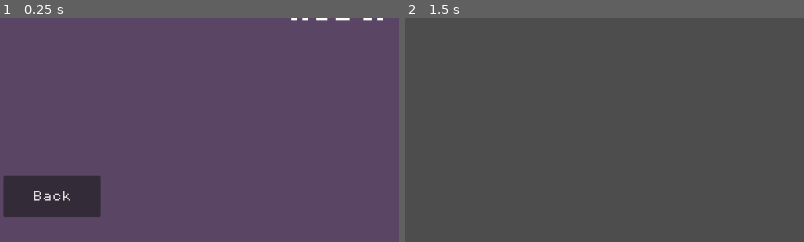
Above: before the commit, frames 1-2 (left to right).
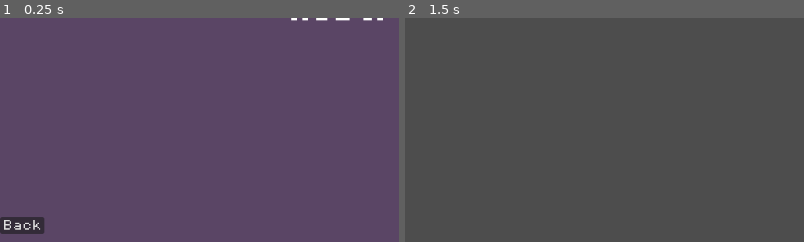
Above: after the commit, the same moments.

Repository: Dobix/godot-nostra
Game: Godot game, scene res://scenes/nostra/nostra_game.tscn
Two runs of this game, one before a commit and one after it. Both use one fixed random seed, a clock stepped at 60 frames per second and the inputs below. This scene is started directly instead of the project's main scene.
Inputs:
- Up to frame 1 (0.25 s): no input
- Up to frame 2 (1.5 s): click "Back" at 0.5 s; tap Enter at 1.25 s; hold D (right) from 1.28 s (still down); tap E (Interact) at 1.35 s
The pictures show only the part of the screen within x 0-50%, y 4-54%; the shares and areas given below are measured in that part.

The runs differ from the first frame. In frame 1, 5.3% of the frame differs, in the area x 0-26%, y 70-97%; in frame 2, nothing differs.

Commit message:
added decks

Diff:
--- a/project.godot
+++ b/project.godot
@@ -46,6 +46,16 @@
 "events": [Object(InputEventKey,"resource_local_to_scene":false,"resource_name":"","device":-1,"window_id":0,"alt_press …(192 unchanged characters)…
 ]
 }
+left_click={
+"deadzone": 0.2,
+"events": [Object(InputEventMouseButton,"resource_local_to_scene":false,"resource_name":"","device":-1,"window_id":0,"alt_pressed":false,"shift_pressed":false,"ctrl_pressed":false,"meta_pressed":false,"button_mask":0,"position":Vector2(0, 0),"global_position":Vector2(0, 0),"factor":1.0,"button_index":1,"canceled":false,"pressed":false,"double_click":false,"script":null)
+]
+}
+right_click={
+"deadzone": 0.2,
+"events": [Object(InputEventMouseButton,"resource_local_to_scene":false,"resource_name":"","device":-1,"window_id":0,"alt_pressed":false,"shift_pressed":false,"ctrl_pressed":false,"meta_pressed":false,"button_mask":0,"position":Vector2(0, 0),"global_position":Vector2(0, 0),"factor":1.0,"button_index":2,"canceled":false,"pressed":false,"double_click":false,"script":null)
+]
+}
 
 [rendering]
 
--- a/scenes/nostra/nostra_game.tscn
+++ b/scenes/nostra/nostra_game.tscn
@@ -33,20 +33,11 @@
 theme_override_fonts/font = ExtResource("2_ddfj3")
 text = "You play against"
 
-[node name="Button" type="Button" parent="."]
-anchors_preset = 8
-anchor_left = 0.5
-anchor_top = 0.5
-anchor_right = 0.5
-anchor_bottom = 0.5
-offset_left = -571.0
-offset_top = -72.0
-offset_right = -431.0
-offset_bottom = -12.0
-grow_horizontal = 2
-grow_vertical = 2
+[node name="Button" type="Button" parent="MarginContainer"]
+layout_mode = 2
 size_flags_horizontal = 0
+size_flags_vertical = 4
 theme_override_fonts/font = ExtResource("2_ddfj3")
 text = "Back"
 
-[connection signal="pressed" from="Button" to="." method="_on_button_pressed"]
+[connection signal="pressed" from="MarginContainer/Button" to="." method="_on_button_pressed"]
--- /dev/null
+++ b/scripts/card_data.gd
@@ -0,0 +1,16 @@
+class_name CardData
+
+enum CardType { BRUDER, SONDERKARTE }
+
+var name: String
+var type: CardType
+var value: int = 0            # Nur bei Bruder sinnvoll
+var color: String = ""        # Nur bei Bruder sinnvoll
+var sprite_path: String = ""  # Bildpfad für Darstellung
+
+func _init(_name: String, _type: CardType, _value := 0, _color := "", _sprite_path := ""):
+	name = _name
+	type = _type
+	value = _value
+	color = _color
+	sprite_path = _sprite_path
--- /dev/null
+++ b/scripts/deck_manager.gd
@@ -0,0 +1,35 @@
+var all_cards: Array[CardData] = []
+
+func _ready():
+	print("ready aufgerufen")
+	all_cards = [
+		CardData.new("Lucca", CardData.CardType.BRUDER, 1, "blue", "res://assets/nostra/cards/01-blue.jpg"),
+		CardData.new("Lucca", CardData.CardType.BRUDER, 1, "green", "res://assets/nostra/cards/01-green.jpg"),
+		CardData.new("Vincente", CardData.CardType.BRUDER, 2, "blue", "res://assets/nostra/cards/01-green.jpg"),
+		CardData.new("Vincente", CardData.CardType.BRUDER, 2, "green", "res://assets/nostra/cards/01-green.jpg"),
+		CardData.new("Ricardo", CardData.CardType.BRUDER, 3, "blue", "res://assets/nostra/cards/01-green.jpg"),
+		CardData.new("Ricardo", CardData.CardType.BRUDER, 3, "green", "res://assets/nostra/cards/01-green.jpg"),
+		CardData.new("Emilio", CardData.CardType.BRUDER, 4, "blue", "res://assets/nostra/cards/01-green.jpg"),
+		CardData.new("Emilio", CardData.CardType.BRUDER, 4, "green", "res://assets/nostra/cards/01-green.jpg"),
+		CardData.new("Miguel", CardData.CardType.BRUDER, 5, "blue", "res://assets/nostra/cards/01-green.jpg"),
+		CardData.new("Miguel", CardData.CardType.BRUDER, 5, "green", "res://assets/nostra/cards/01-green.jpg"),
+		CardData.new("Luis", CardData.CardType.BRUDER, 6, "blue", "res://assets/nostra/cards/01-green.jpg"),
+		CardData.new("Luis", CardData.CardType.BRUDER, 6, "green", "res://assets/nostra/cards/01-green.jpg"),
+		CardData.new("Philipe", CardData.CardType.BRUDER, 7, "blue", "res://assets/nostra/cards/01-green.jpg"),
+		CardData.new("Philipe", CardData.CardType.BRUDER, 7, "green", "res://assets/nostra/cards/01-green.jpg"),
+		CardData.new("Julio", CardData.CardType.BRUDER, 8, "blue", "res://assets/nostra/cards/01-green.jpg"),
+		CardData.new("Julio", CardData.CardType.BRUDER, 8, "green", "res://assets/nostra/cards/01-green.jpg"),
+		CardData.new("Benito", CardData.CardType.BRUDER, 9, "blue", "res://assets/nostra/cards/01-green.jpg"),
+		CardData.new("Benito", CardData.CardType.BRUDER, 9, "green", "res://assets/nostra/cards/01-green.jpg"),
+		CardData.new("Francisco", CardData.CardType.BRUDER, 10, "blue", "res://assets/nostra/cards/01-green.jpg"),
+		CardData.new("Francisco", CardData.CardType.BRUDER, 10, "green", "res://assets/nostra/cards/01-green.jpg"),
+		CardData.new("Bernardo", CardData.CardType.BRUDER, 11, "blue", "res://assets/nostra/cards/01-green.jpg"),
+		CardData.new("Bernardo", CardData.CardType.BRUDER, 11, "green", "res://assets/nostra/cards/01-green.jpg"),
+		CardData.new("Lorenz", CardData.CardType.BRUDER, 12, "blue", "res://assets/nostra/cards/01-green.jpg"),
+		CardData.new("Lorenz", CardData.CardType.BRUDER, 12, "green", "res://assets/nostra/cards/01-green.jpg"),
+		# etc.
+	]
+
+func get_deck() -> Array[CardData]:
+	_ready()
+	return all_cards.duplicate()
--- a/scripts/nostra_game.gd
+++ b/scripts/nostra_game.gd
@@ -1,8 +1,29 @@
 extends CanvasLayer
+
+@onready var deck_manager = preload("res://scripts/deck_manager.gd").new()
+
+var player_hand: Array[CardData] = []
+var npc_hand: Array[CardData] = []
 
 func start_nostra(npc_name: String):
 	print("Starte gegen:", npc_name)
 	$MarginContainer/Enemy_Label.text = "You play against: " + npc_name
+	# 1. Deck holen & mischen
+	var full_deck = deck_manager.get_deck()
+	full_deck.shuffle()
+	# 2. 24 Karten ziehen (unique)
+	var full_game_deck = full_deck.slice(0, 24)
+	# 3. Aufteilen in 2 x 12
+	player_hand = full_game_deck.slice(0, 12)
+	npc_hand = full_game_deck.slice(12, 24)
+	# Debug check
+	print("Spielerhand:")
+	for card in player_hand:
+		print(" - ", card.name+" ", card.color)
+
+	print("Gegnerhand:")
+	for card in npc_hand:
+		print(" - ", card.name+" ", card.color)
 
 func _on_button_pressed() -> void:
 	Main.switch_scene("overworld")
Binary file added: assets/nostra/cards/01-blue.jpg
Not shown, added: assets/nostra/cards/01-blue.jpg.import
Binary file added: assets/nostra/cards/01-green.jpg
Not shown, added: assets/nostra/cards/01-green.jpg.import
Not shown, added: scripts/card_data.gd.uid
Not shown, added: scripts/deck_manager.gd.uid
